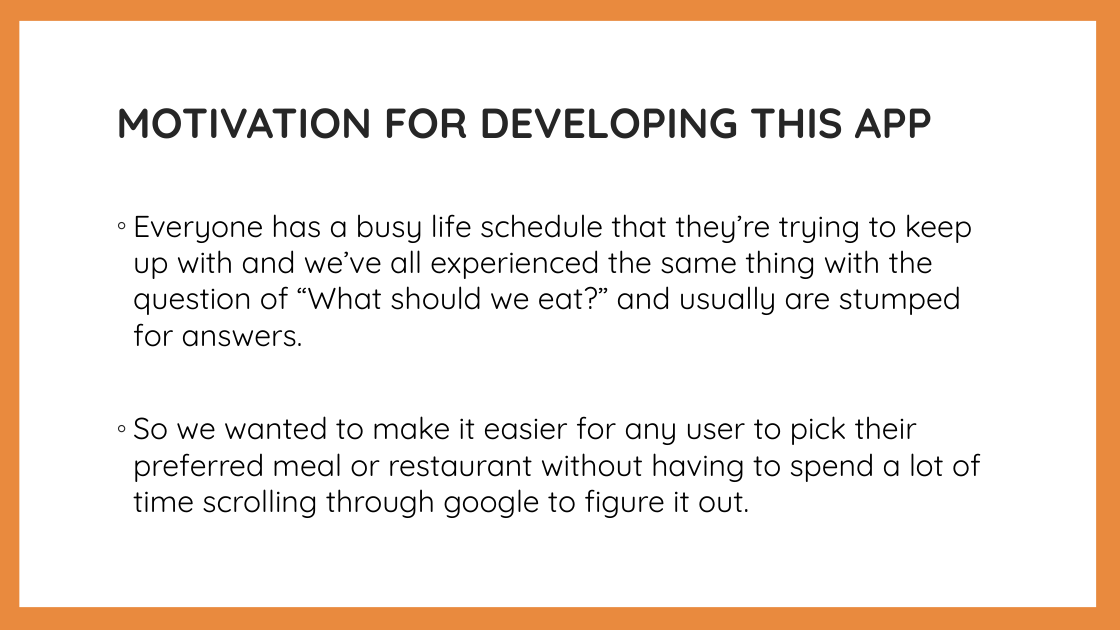
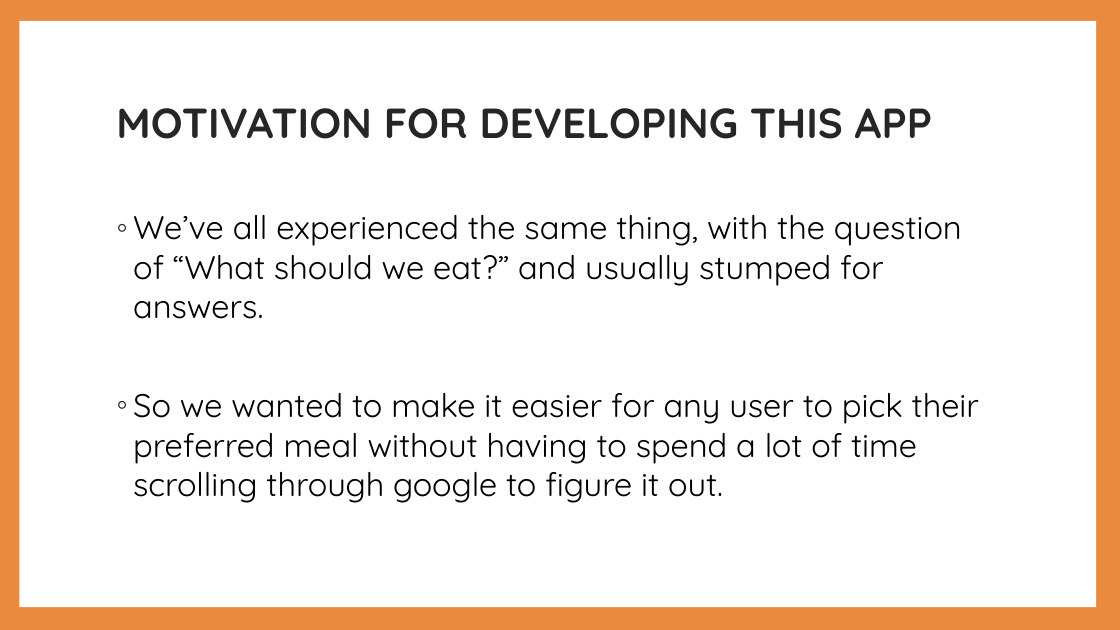
Before and after one commit to MG1982/eatUp, a slide deck: slide 4 of assets/powerpoint/eatUP Powerpoint.pptx. Drawn at 1120x630 pixels with LibreOffice and Linux fonts; fonts in the diff are those of the drawing. Boxes give left, top, right and bottom in pixels: in the first picture for what was removed or moved away, otherwise in the second. Text is boxed around its words. In the diff, an @@ line names an element or a change of style, - is before the commit and + after.

```diff
--- a/assets/powerpoint/eatUP Powerpoint.pptx
+++ b/assets/powerpoint/eatUP Powerpoint.pptx
@@ text at box(133, 215, 979, 503): text changed; size 25.9 to 28 pt @@
-◦ Everyone has a busy life schedule that they’re trying to keep up with and we’ve all experienced the same thing with the question of “What should we eat?” and usually are stumped for answers.
-◦ So we wanted to make it easier for any user to pick their preferred meal or restaurant without having to spend a lot of time scrolling through google to figure it out.
+◦ We’ve all experienced the same thing, with the question of “What should we eat?” and usually stumped for answers.
+◦ So we wanted to make it easier for any user to pick their preferred meal without having to spend a lot of time scrolling through google to figure it out.
```
Also in this commit, not shown: 6 other slides changed, 1 other file.
